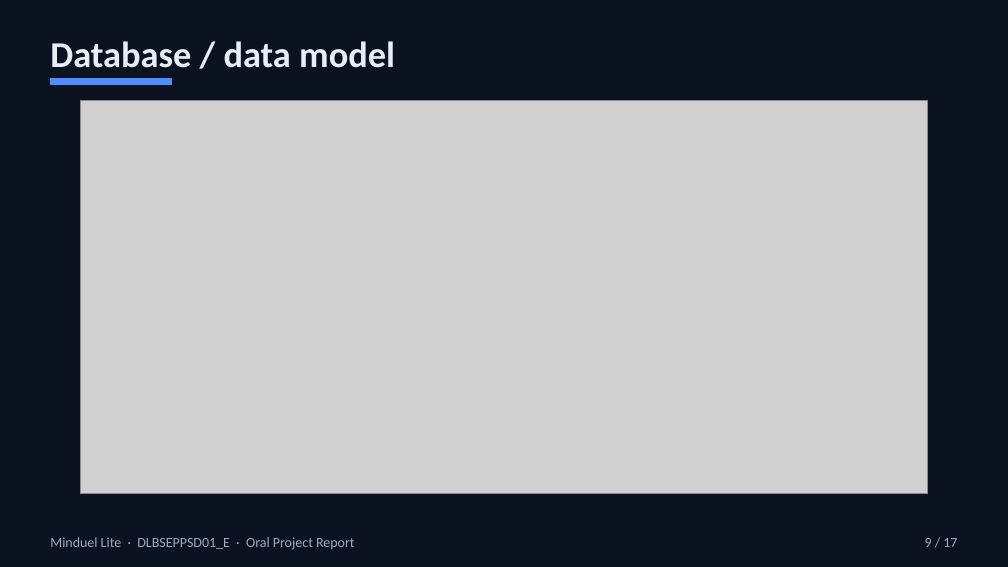
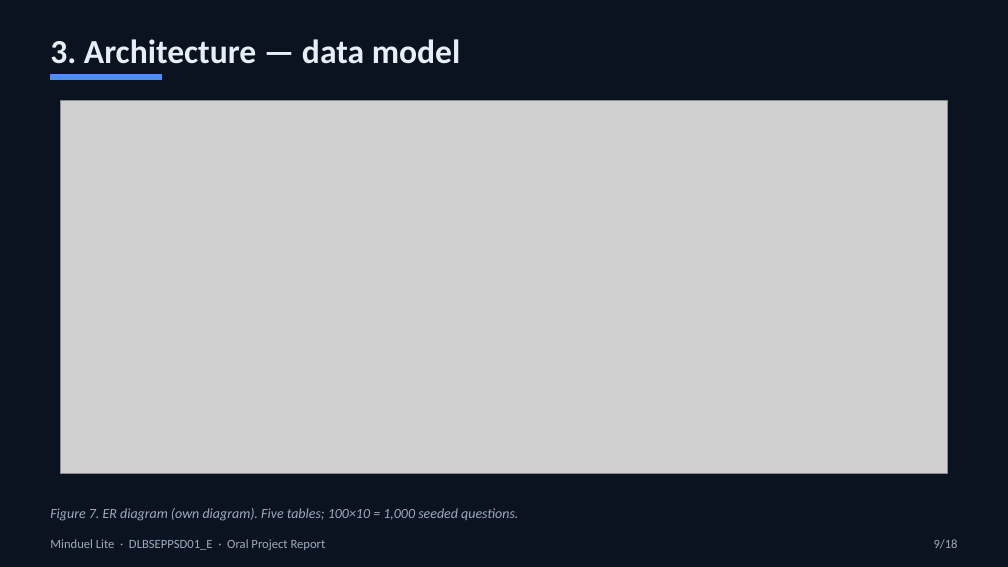
Before and after one commit to MahmoudBKanaan/MiduelLite, a slide deck: slide 9 of docs/presentation/MinduelLite-Oral-Project-Report.pptx. Drawn at 1008x567 pixels with LibreOffice and Linux fonts; fonts in the diff are those of the drawing; grey boxes stand for pictures. Boxes give left, top, right and bottom in pixels: in the first picture for what was removed or moved away, otherwise in the second. Text is boxed around its words. In the diff, an @@ line names an element or a change of style, - is before the commit and + after.

Commit message:
Strengthen oral presentation: APA figures/bibliography, GitHub title block, process focus.

```diff
--- a/docs/presentation/MinduelLite-Oral-Project-Report.pptx
+++ b/docs/presentation/MinduelLite-Oral-Project-Report.pptx
@@ text at (x1=50, y1=39, x2=461, y2=64): text changed; size 26 to 24 pt @@
-Database / data model
+3. Architecture — data model
@@ rectangle resized from (x1=50, y1=79, x2=171, y2=85) to (x1=50, y1=75, x2=161, y2=80) @@
@@ picture resized from (x1=81, y1=101, x2=927, y2=494) to (x1=60, y1=101, x2=948, y2=474) @@
@@ text added at (x1=50, y1=508, x2=518, y2=521), 10 pt, text #9AABBF, italic @@
+Figure 7. ER diagram (own diagram). Five tables; 100×10 = 1,000 seeded questions.
@@ text "Minduel Lite · DLBSEPPSD01_E · ..." at (x1=50, y1=539, x2=326, y2=550): size 10 to 9 pt @@
@@ text at (x1=934, y1=539, x2=958, y2=549): text changed; size 10 to 9 pt @@
-9 / 17
+9/18
```
Also in this commit, not shown: 8 other slides changed, 9 slides added, 8 slides removed, 2 other files.
